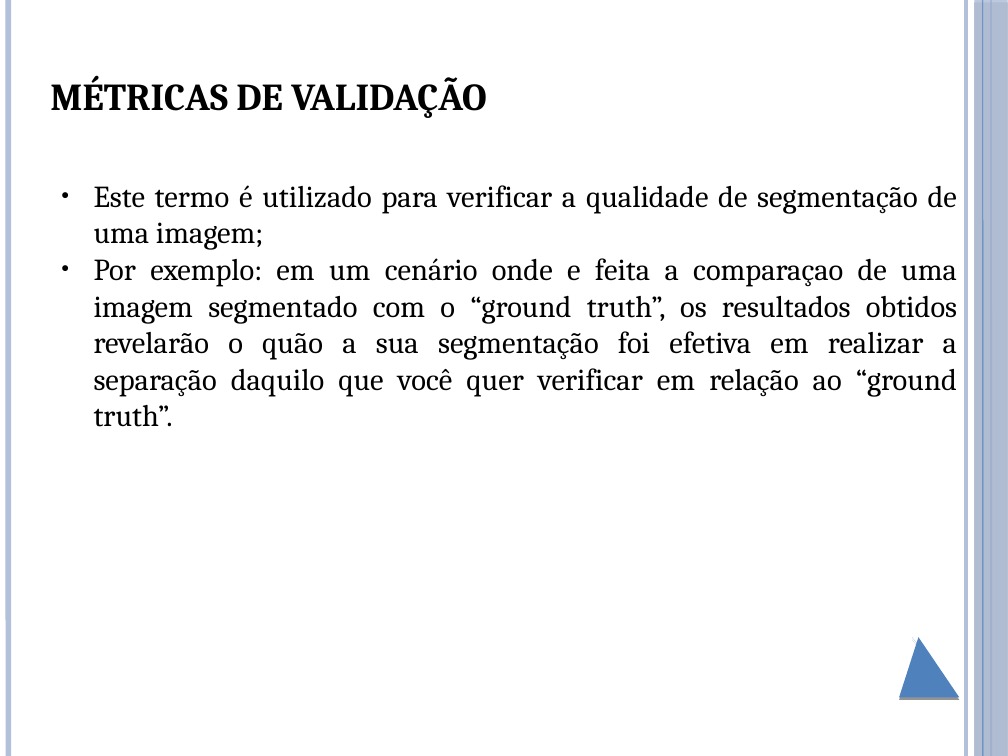
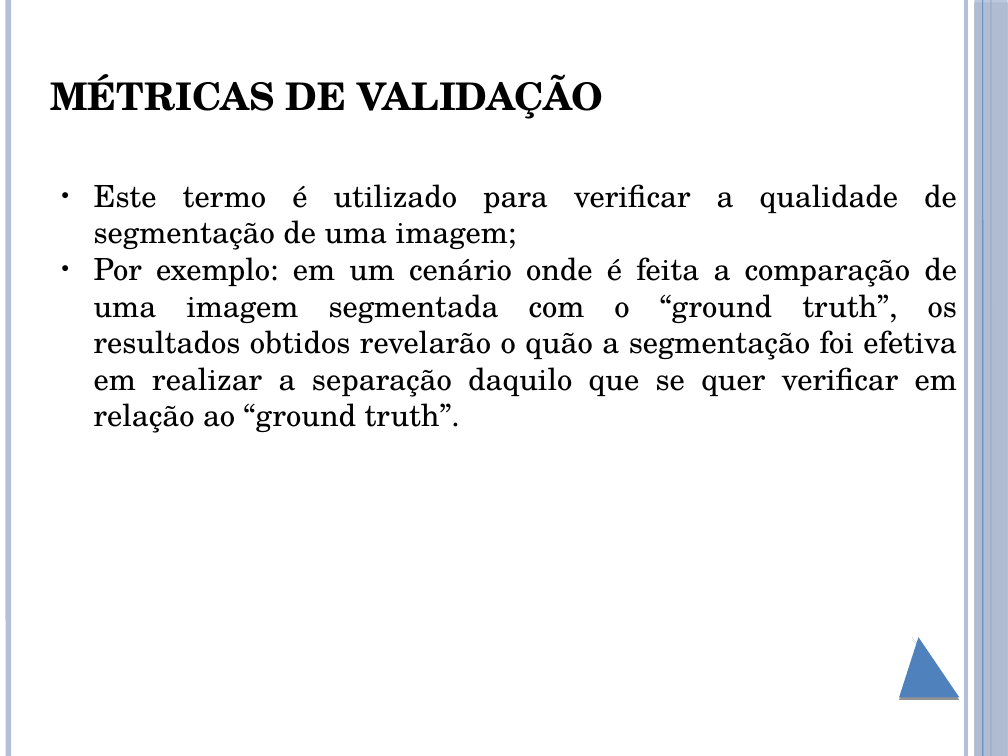
Before and after one commit to brunoliveira8/pdi, a slide deck: slide 9 of trabalho 6/apresentacao.pptx. Drawn at 1008x756 pixels with LibreOffice and Linux fonts; fonts in the diff are those of the drawing. Boxes give left, top, right and bottom in pixels: in the first picture for what was removed or moved away, otherwise in the second. Text is boxed around its words. In the diff, an @@ line names an element or a change of style, - is before the commit and + after.

Commit message:
Falta só comentar os resultados e CONCLUSÃO.

```diff
--- a/trabalho 6/apresentacao.pptx
+++ b/trabalho 6/apresentacao.pptx
@@ text "MÉTRICAS DE VALIDAÇÃO" at box(50, 74, 604, 119): font Cambria to TeX Gyre Schola @@
@@ text at box(94, 184, 957, 250): font Cambria to TeX Gyre Schola in "Este termo é utilizado para verificar a ..." @@
@@ text at box(94, 257, 957, 433): text changed; font Cambria to TeX Gyre Schola @@
-● Por exemplo: em um cenário onde e feita a comparaçao de uma imagem segmentado com o “ground truth”, os resultados obtidos revelarão o quão a sua segmentação foi efetiva em realizar a separação daquilo que você quer verificar em relação ao “ground truth”.
+● Por exemplo: em um cenário onde é feita a comparação de uma imagem segmentada com o “ground truth”, os resultados obtidos revelarão o quão a segmentação foi efetiva em realizar a separação daquilo que se quer verificar em relação ao “ground truth”.
```
Also in this commit, not shown: 10 other slides changed, 11 slides added, 2 slides removed.
